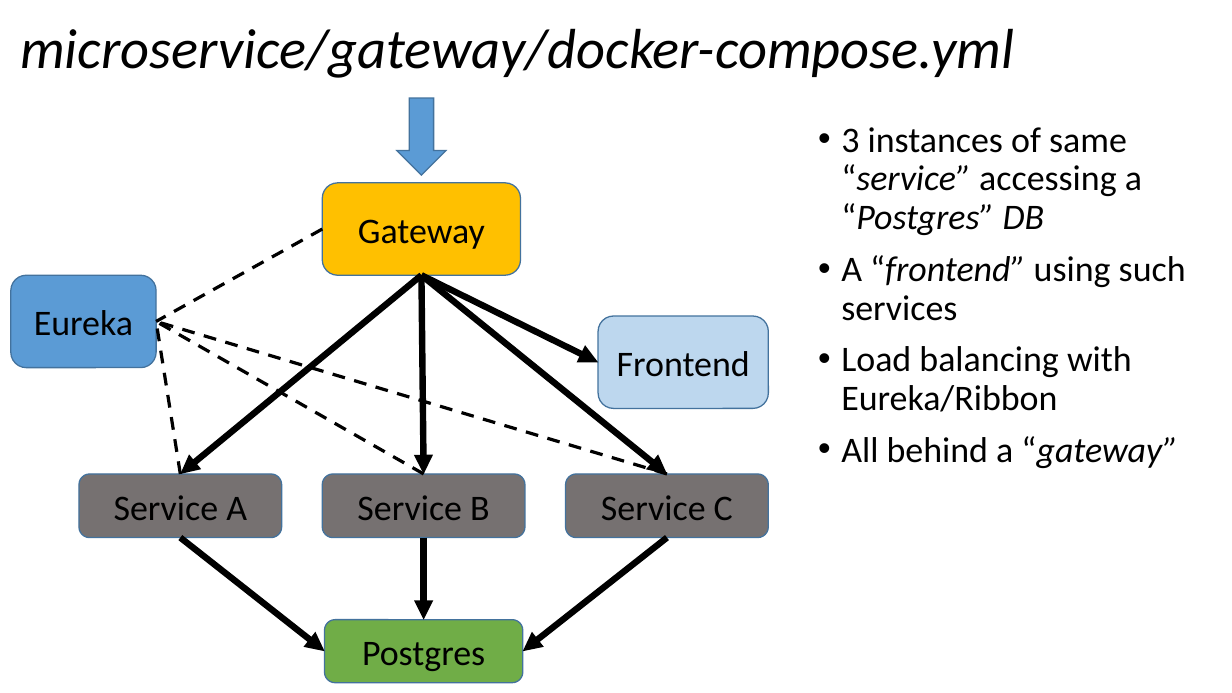
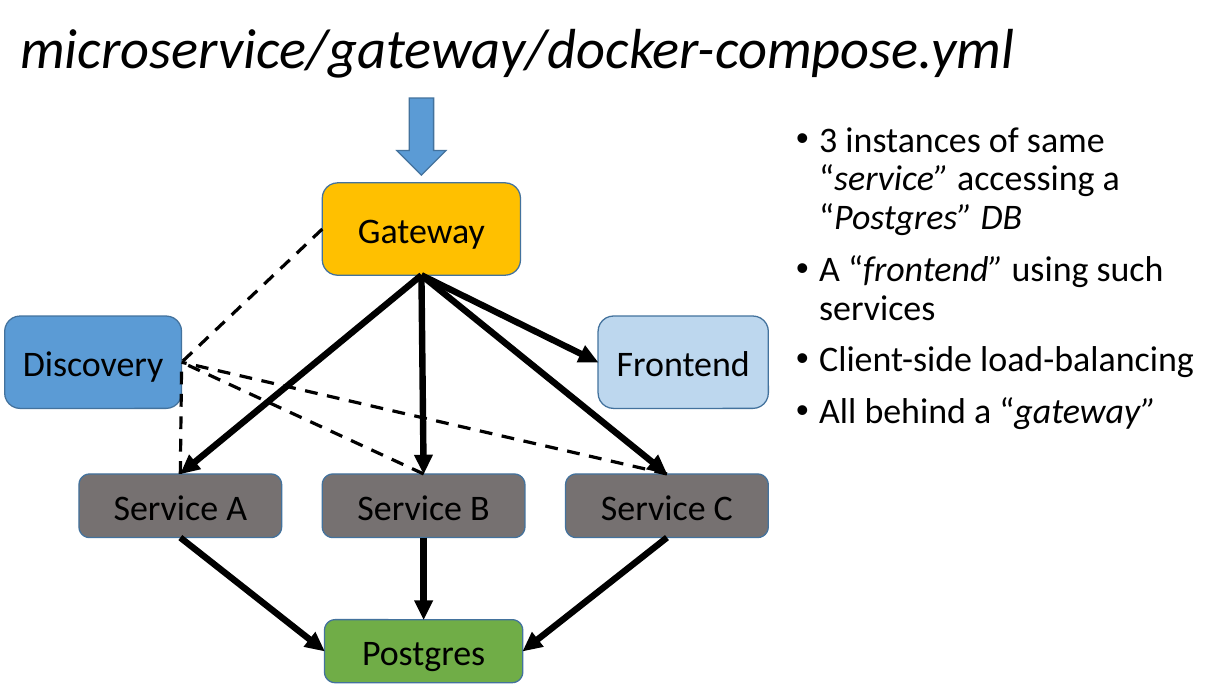
Before and after one commit to arcuri82/testing_security_development_enterprise_systems, a slide deck: slide 62 of doc/advanced/slides/lesson_08.pptx (slide 61 before the commit). Drawn at 1232x693 pixels with LibreOffice and Linux fonts; fonts in the diff are those of the drawing. Boxes give left, top, right and bottom in pixels: in the first picture for what was removed or moved away, otherwise in the second. Text is boxed around its words. In the diff, an @@ line names an element or a change of style, - is before the commit and + after.

```diff
--- a/doc/advanced/slides/lesson_08.pptx
+++ b/doc/advanced/slides/lesson_08.pptx
@@ text "3 instances of same “service” ...": place and size @@
-text "3 instances of same “service” ..." at [841, 127, 1186, 468]
+text "3 instances of same “service” ..." at [819, 127, 1194, 429]
@@ line moved from (323, 229) - (156, 322) to (323, 229) - (182, 362) @@
@@ rounded rectangle "Discovery": place and size @@
-rounded rectangle "Discovery" at [11, 275, 156, 368]
+rounded rectangle "Discovery" at [5, 316, 181, 409]
@@ text in rounded rectangle at [23, 351, 164, 382]: text changed @@
-Eureka
+Discovery
@@ text at [819, 346, 1194, 377]: text changed @@
-• Load balancing with Eureka/Ribbon
+• Client-side load-balancing
@@ line moved from (180, 474) - (156, 322) to (180, 474) - (182, 362) @@
@@ line moved from (667, 474) - (156, 322) to (667, 474) - (182, 362) @@
@@ line moved from (424, 474) - (156, 322) to (424, 474) - (182, 362) @@
```
Also in this commit, not shown: 3 other slides changed, 1 slide added, 1 other file.
